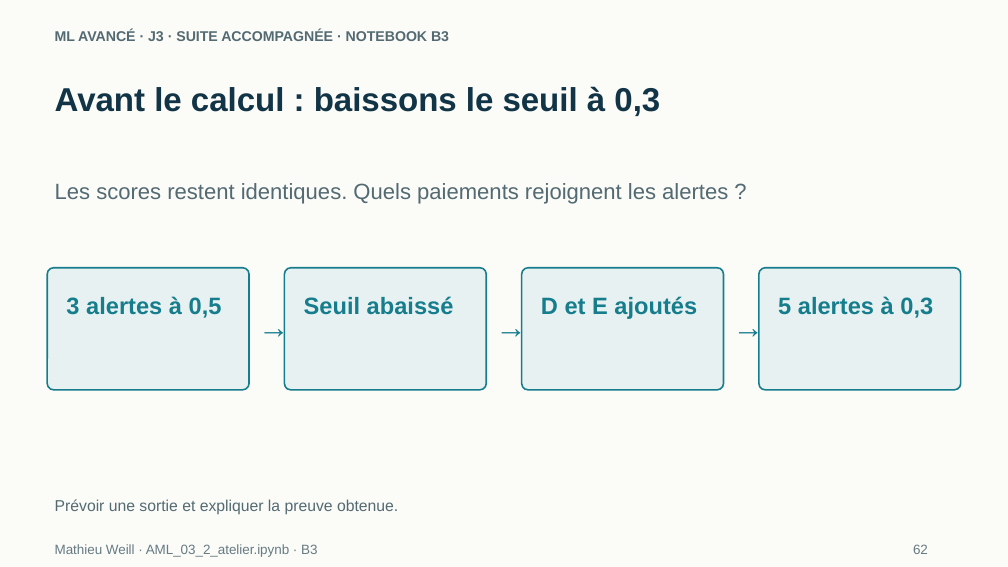
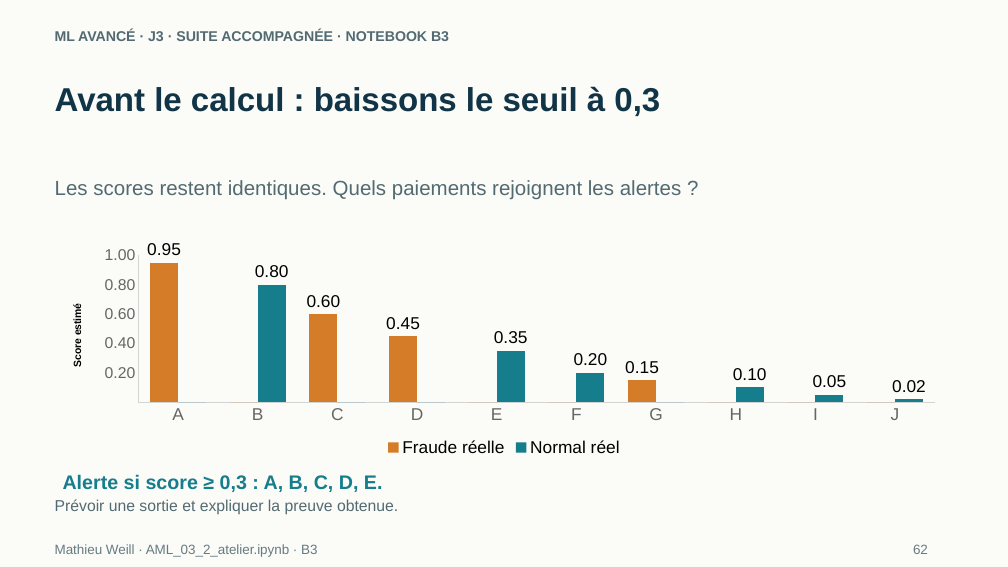
Before and after one commit to MathieuDWeill/ai-course-student, a slide deck: slide 12 of slides/ML_Avance_J3_2_Etudiant.pptx. Drawn at 1008x567 pixels with LibreOffice and Linux fonts; fonts in the diff are those of the drawing. Boxes give left, top, right and bottom in pixels: in the first picture for what was removed or moved away, otherwise in the second. Text is boxed around its words. In the diff, an @@ line names an element or a change of style, - is before the commit and + after.

```diff
--- a/slides/ML_Avance_J3_2_Etudiant.pptx
+++ b/slides/ML_Avance_J3_2_Etudiant.pptx
@@ text "Les scores restent identiques. Quels ..." at box(55, 180, 681, 200): size 21 to 19.5 pt @@
@@ rounded rectangle removed at box(47, 268, 249, 389) @@
@@ column chart added at box(55, 240, 954, 461) @@
+categories: A, B, C, D, E, F, G, H, I, J
+Fraude réelle: 0.95, 0, 0.6, 0.45, 0, 0, 0.15, 0, 0, 0
+Normal réel: 0, 0.8, 0, 0, 0.35, 0.2, 0, 0.1, 0.05, 0.02
@@ rounded rectangle removed at box(284, 268, 486, 389) @@
@@ rounded rectangle removed at box(522, 268, 724, 389) @@
@@ rounded rectangle removed at box(759, 268, 961, 389) @@
@@ text removed at box(66, 296, 222, 318) @@
-3 alertes à 0,5
@@ text removed at box(304, 296, 454, 315) @@
-Seuil abaissé
@@ text removed at box(541, 296, 697, 319) @@
-D et E ajoutés
@@ text removed at box(778, 296, 933, 318) @@
-5 alertes à 0,3
@@ text removed at box(251, 303, 284, 350) @@
-→
@@ text removed at box(488, 303, 521, 350) @@
-→
@@ text removed at box(725, 303, 758, 350) @@
-→
@@ text added at box(63, 474, 383, 492), 18.8 pt, text #167D8D, bold @@
+Alerte si score ≥ 0,3 : A, B, C, D, E.
```
Also in this commit, not shown: 14 other slides changed, 2 slides added, 6 other files.
